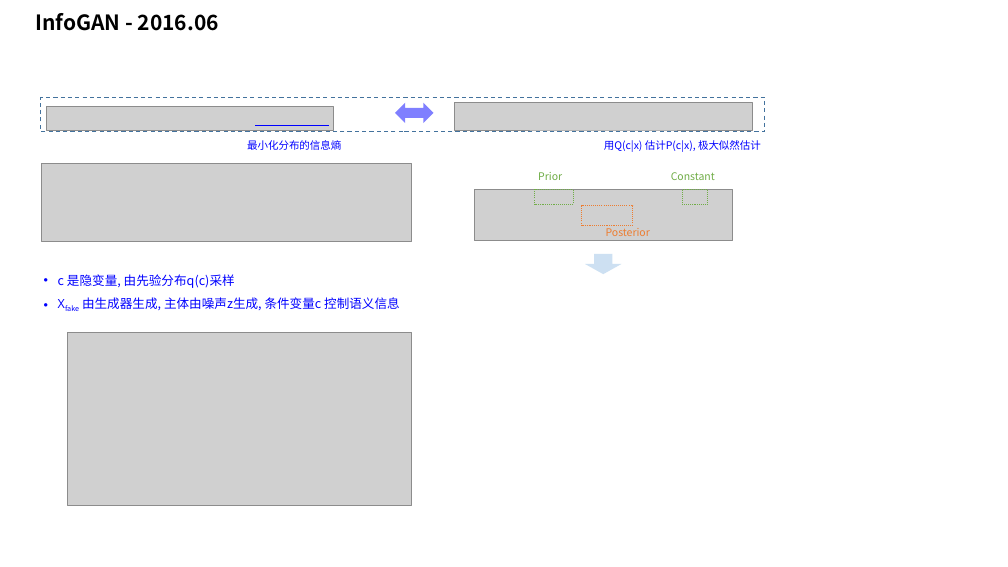
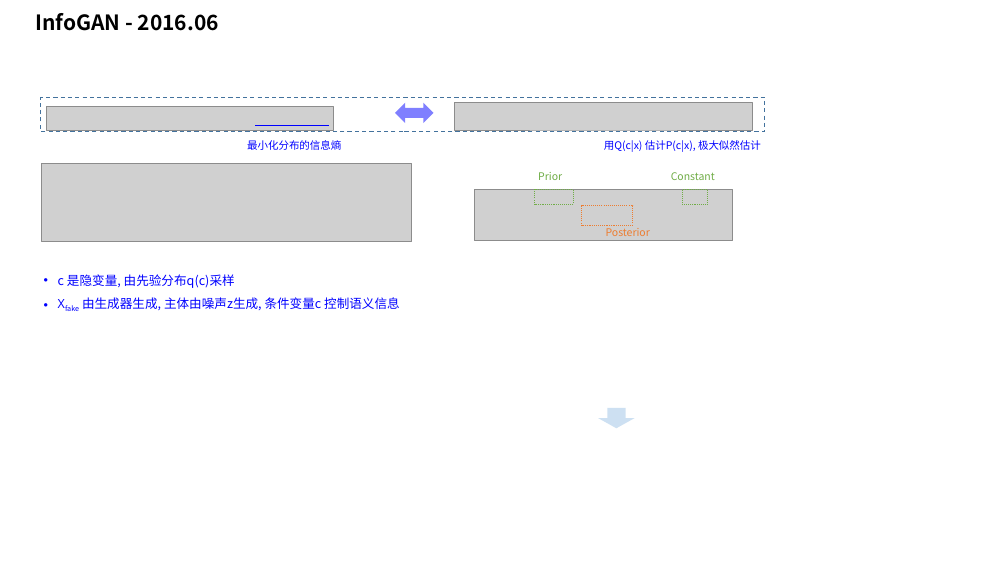
Before and after one commit to taylorguo/GAN_Understanding_Practicing, a slide deck: slide 21 of GAN_Understanding/GANunderstanding.pptx. Drawn at 1008x567 pixels with LibreOffice and Linux fonts; fonts in the diff are those of the drawing; grey boxes stand for pictures. Boxes give left, top, right and bottom in pixels: in the first picture for what was removed or moved away, otherwise in the second. Text is boxed around its words. In the diff, an @@ line names an element or a change of style, - is before the commit and + after.

```diff
--- a/GAN_Understanding/GANunderstanding.pptx
+++ b/GAN_Understanding/GANunderstanding.pptx
@@ picture removed at [68, 332, 412, 505] @@
@@ right arrow: place and size @@
-right arrow at [585, 254, 621, 274]
+right arrow at [599, 408, 635, 428]
```
Also in this commit, not shown: 2 other files.
